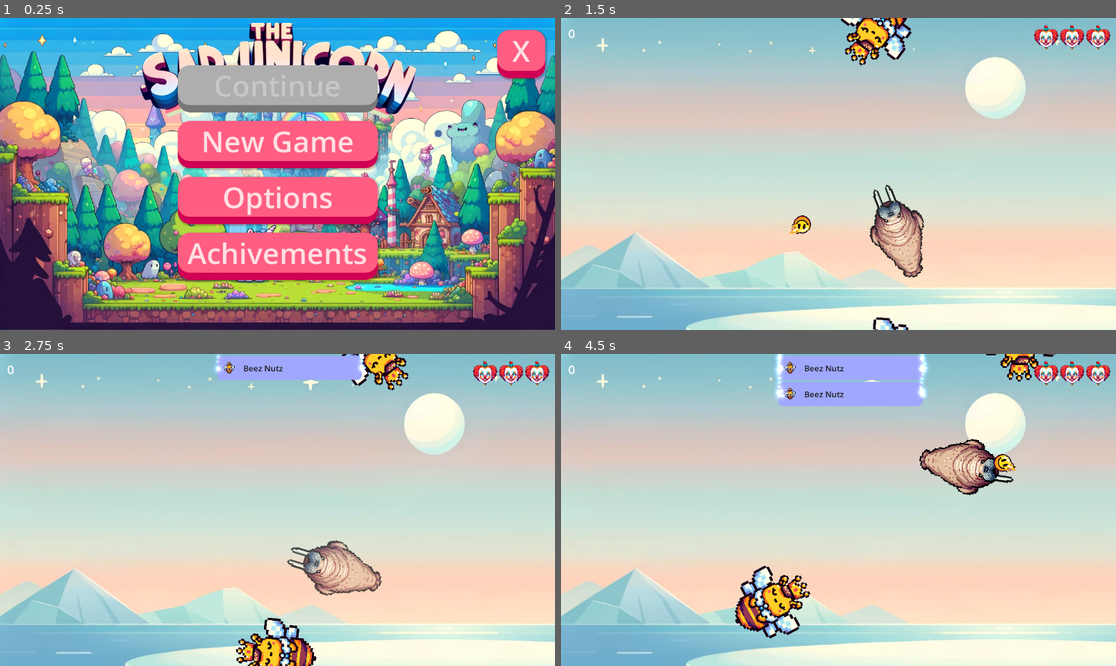
Above: before the commit, frames 1-4 (two rows, left to right).
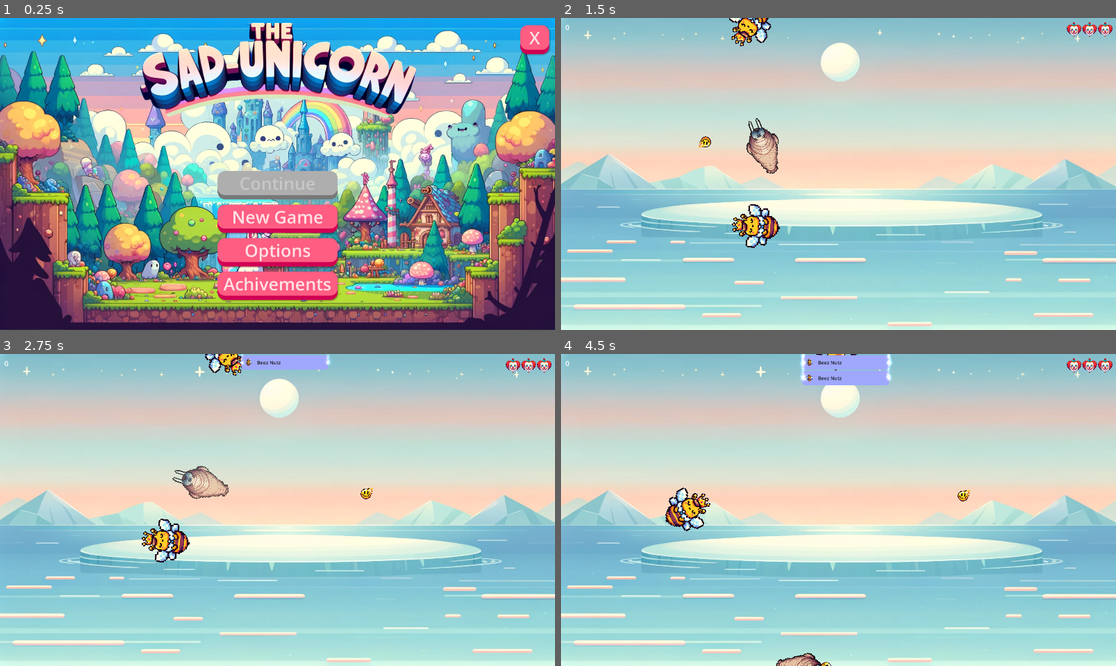
Above: after the commit, the same moments.

Repository: bytedev-code/the-sad-unicorn
Game: Godot game, scene res://menu/menu.tscn
Two runs of this game, one before a commit and one after it. Both use one fixed random seed, a clock stepped at 60 frames per second and the inputs below.
Inputs (mouse positions are in pixels of both pictures, inside the frame that each line leads up to):
- Up to frame 1 (0.25 s): no input
- Up to frame 2 (1.5 s): click "New Game" at 0.5 s; move the mouse to (960, 158) at 1.27 s; hold D (player_rotate_right) from 1.28 s (still down); hold Space (player_shoot) from 1.28 s (still down)
- Up to frame 3 (2.75 s): move the mouse to (166, 525) at 2.02 s; release D (player_rotate_right) at 2.03 s; release Space (player_shoot) at 2.03 s; hold A (player_rotate_left) from 2.03 s (still down); tap K at 2.1 s
- Up to frame 4 (4.5 s): move the mouse to (894, 441) at 2.77 s; release A (player_rotate_left) at 2.78 s; hold D (player_rotate_right) 2.78-3.53 s; hold Space (player_shoot) 2.78-3.53 s; move the mouse to (810, 572) at 3.52 s; hold W (player_forward) 3.53-4.28 s; tap K at 3.6 s; move the mouse to (1005, 556) at 4.27 s; hold A (player_rotate_left) from 4.28 s (still down); hold Space (player_shoot) from 4.28 s (still down)

The runs differ from the first frame. In frame 1, 25% of the frame differs, in the area x 0-100%, y 1-96%; in frame 2, 70%; in frame 3, 71%; in frame 4, 71%, in the area x 0-100%, y 0-100%.

Commit message:
bugfixes

Diff:
--- a/project.godot
+++ b/project.godot
@@ -19,6 +19,12 @@
 
 Globals="*res://globals.gd"
 AudioManager="*res://AudioManager.tscn"
+
+[display]
+
+window/size/viewport_width=1920
+window/size/viewport_height=1080
+window/size/mode=3
 
 [input]
 
--- a/win.tscn
+++ b/win.tscn
@@ -60,6 +60,25 @@
 pivot_offset = Vector2(250, 240)
 texture = ExtResource("3_gyke1")
 expand_mode = 1
+
+[node name="Unicorn2" type="TextureRect" parent="."]
+layout_mode = 1
+anchors_preset = 6
+anchor_left = 1.0
+anchor_top = 0.5
+anchor_right = 1.0
+anchor_bottom = 0.5
+offset_left = -553.598
+offset_top = -240.0
+offset_right = -53.598
+offset_bottom = 240.0
+grow_horizontal = 0
+grow_vertical = 2
+rotation = -0.261799
+pivot_offset = Vector2(250, 240)
+texture = ExtResource("3_gyke1")
+expand_mode = 1
+flip_h = true
 
 [node name="Achivements" parent="." instance=ExtResource("2_5iluo")]
 layout_mode = 1
@@ -150,24 +169,6 @@
 theme_override_styles/hover = SubResource("StyleBoxFlat_csw8a")
 text = "Menu"
 
-[node name="Unicorn2" type="TextureRect" parent="."]
-layout_mode = 1
-anchors_preset = 6
-anchor_left = 1.0
-anchor_top = 0.5
-anchor_right = 1.0
-anchor_bottom = 0.5
-offset_left = -500.0
-offset_top = -240.0
-offset_bottom = 240.0
-grow_horizontal = 0
-grow_vertical = 2
-rotation = -0.261799
-pivot_offset = Vector2(250, 240)
-texture = ExtResource("3_gyke1")
-expand_mode = 1
-flip_h = true
-
 [node name="Timer" type="Timer" parent="."]
 wait_time = 0.6
 autostart = true
Not shown, added: export_presets.cfg
Not shown: 1 places in game.tscn that only renumber resources
Not shown: 1 places in win.tscn that only renumber resources
